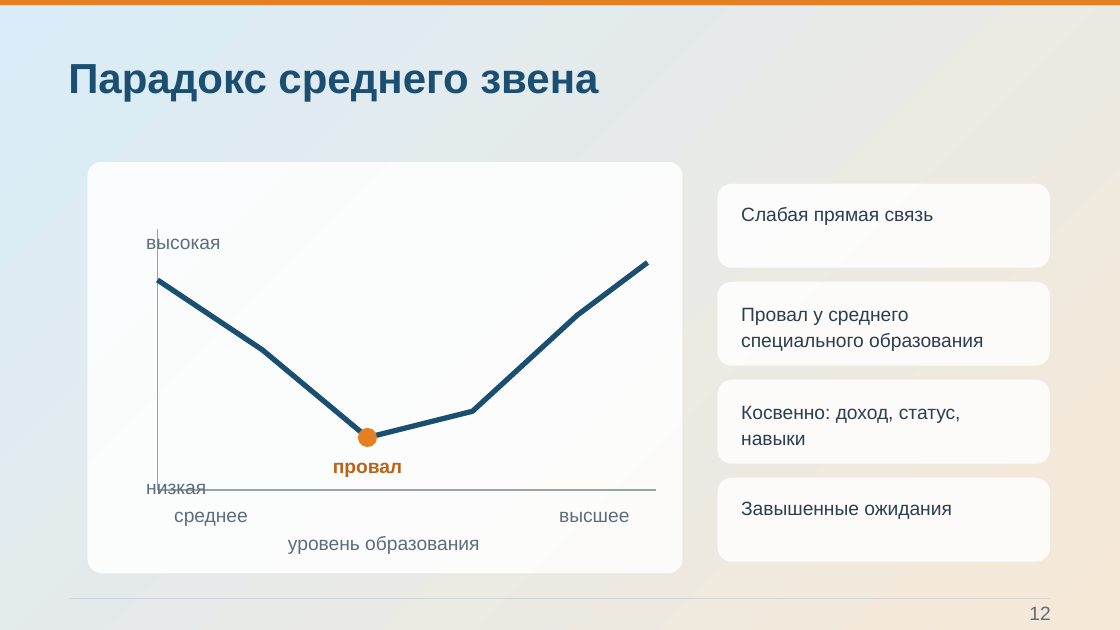
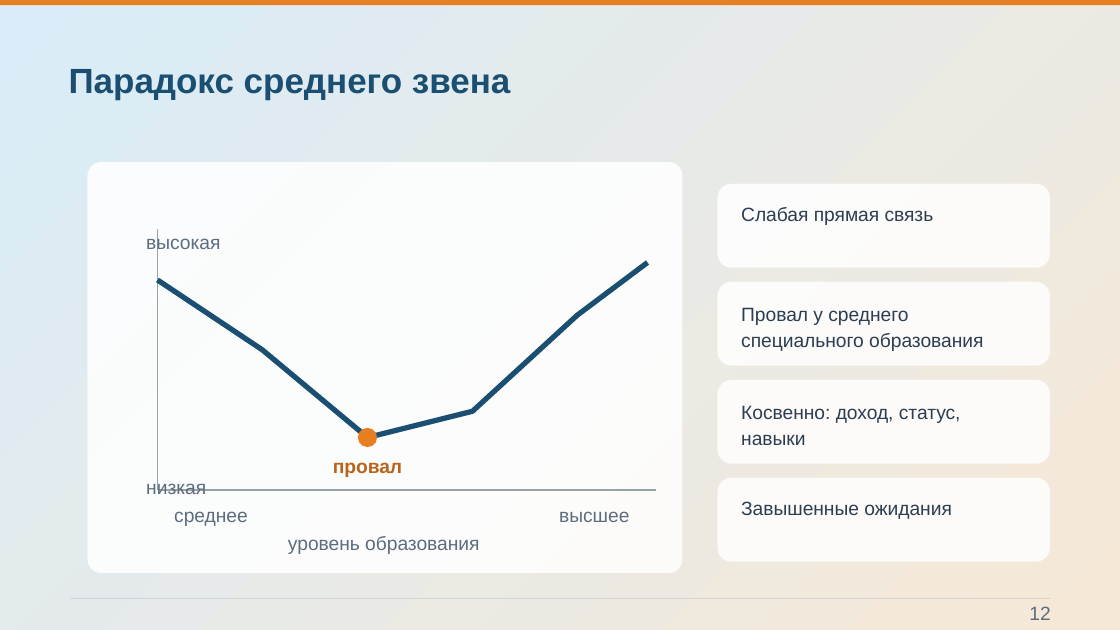
Before and after one commit to Pavel1778/Presentation-happy, a slide deck: slide 12 of Konceptsiya_schastya.pptx. Drawn at 1120x630 pixels with LibreOffice and Linux fonts; fonts in the diff are those of the drawing; background and template pictures are left out. Boxes give left, top, right and bottom in pixels: in the first picture for what was removed or moved away, otherwise in the second. Text is boxed around its words. In the diff, an @@ line names an element or a change of style, - is before the commit and + after.

```diff
--- a/Konceptsiya_schastya.pptx
+++ b/Konceptsiya_schastya.pptx
@@ text "Парадокс среднего звена" at <box>69,69,510,100</box>: size 36 to 30 pt @@
```
Also in this commit, not shown: 14 other slides changed, 48 other files.
